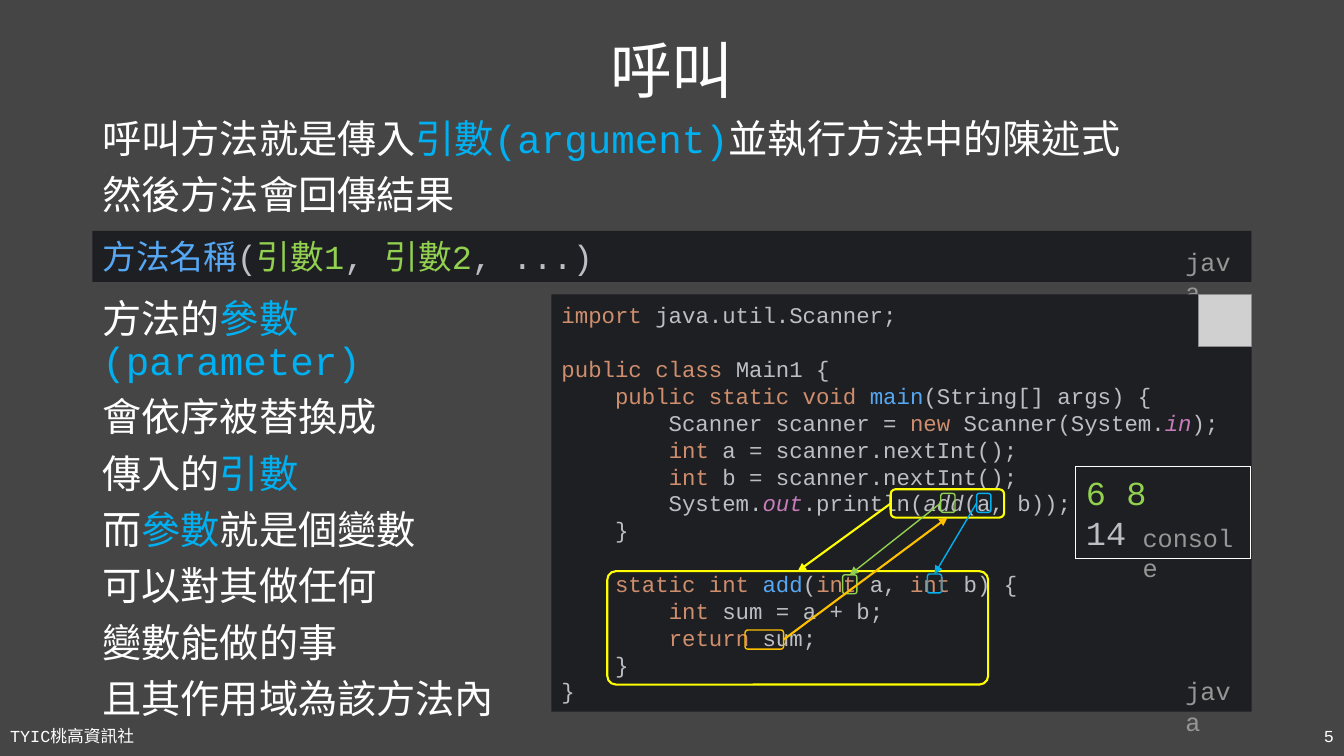
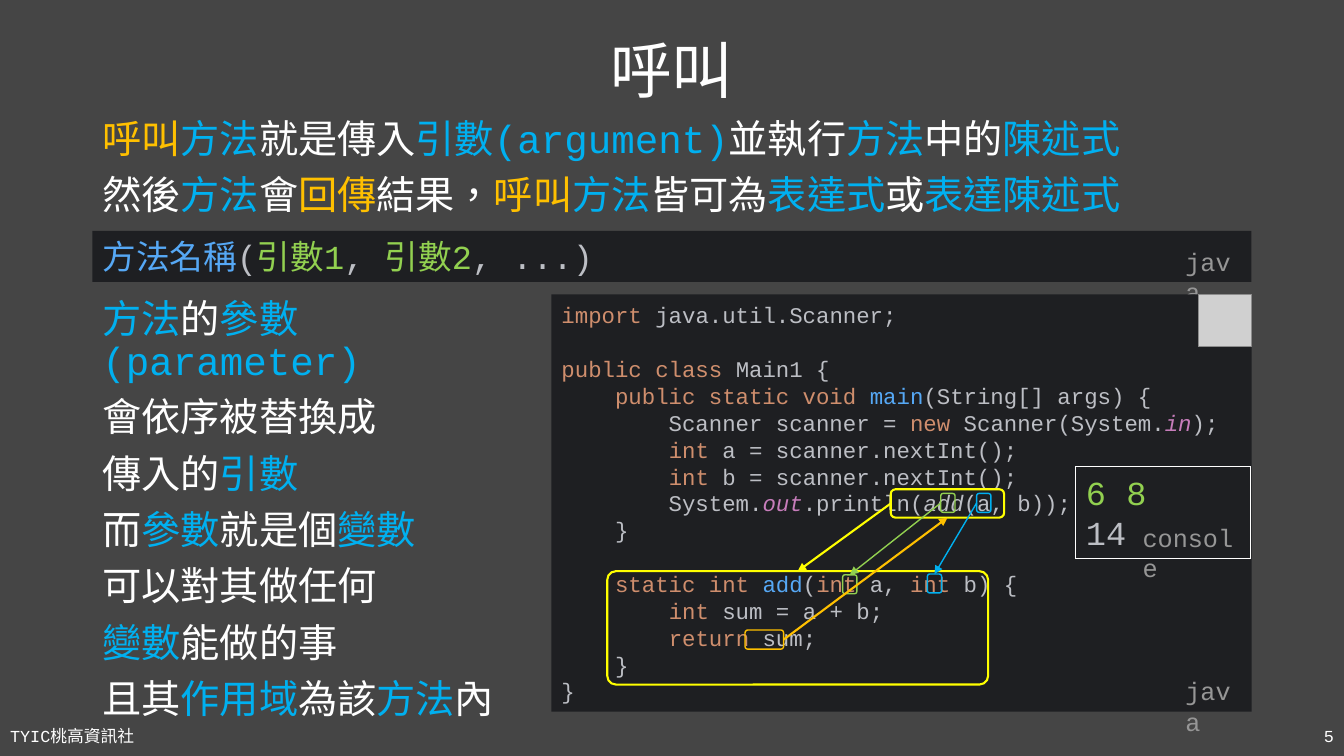
Before and after one commit to TYSHIC/slides, a slide deck: slide 5 of powerpoint/07_靜態成員.pptx. Drawn at 1344x756 pixels with LibreOffice and Linux fonts; fonts in the diff are those of the drawing; grey boxes stand for pictures. Boxes give left, top, right and bottom in pixels: in the first picture for what was removed or moved away, otherwise in the second. Text is boxed around its words. In the diff, an @@ line names an element or a change of style, - is before the commit and + after.

```diff
--- a/powerpoint/07_靜態成員.pptx
+++ b/powerpoint/07_靜態成員.pptx
@@ text at bbox=[102, 120, 1120, 161]: text colour #FFFFFF to #FFC000, text colour #FFFFFF to #00B0F0 in "呼叫方法就是傳入引數(argument)並執行方法中的陳述式" @@
@@ text at bbox=[102, 176, 1120, 213]: text changed; text colour #FFFFFF to #00B0F0 @@
-然後方法會回傳結果
+然後方法會回傳結果，呼叫方法皆可為表達式或表達陳述式
@@ text at bbox=[102, 300, 494, 716]: text colour #FFFFFF to #00B0F0 in "方法的參數(parameter)", "而參數就是個變數", "變數能做的事", "且其作用域為該方法內" @@
```
Also in this commit, not shown: 1 other slide changed, 7 other files.
